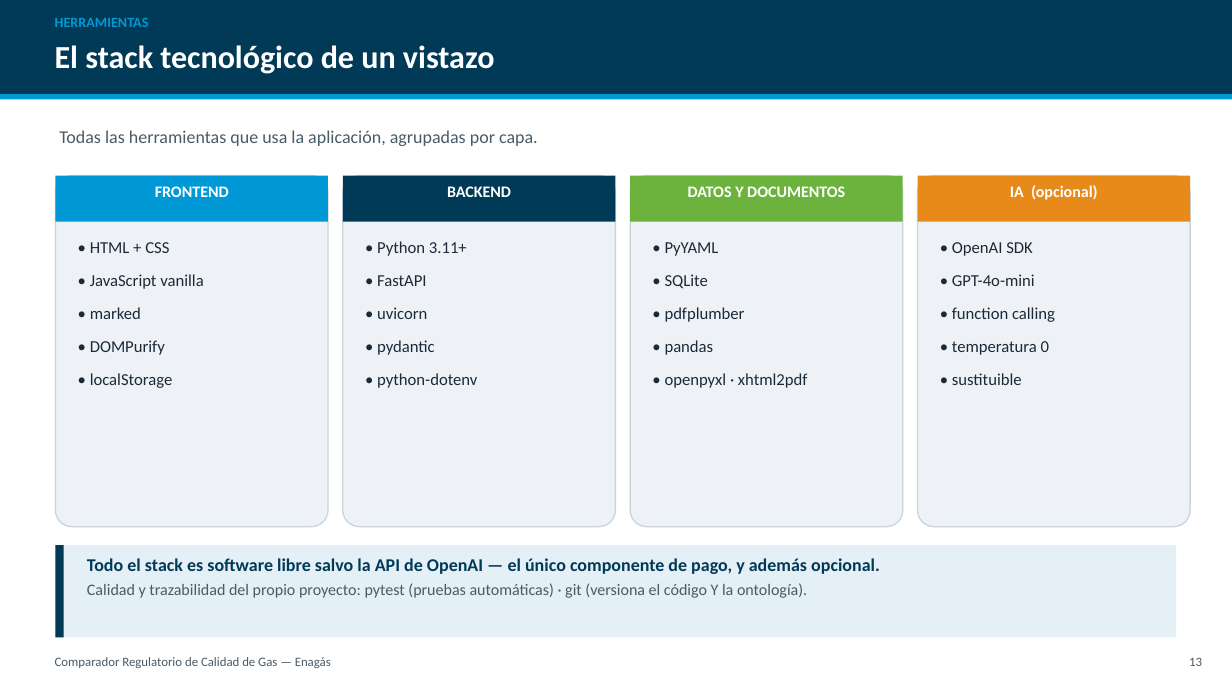
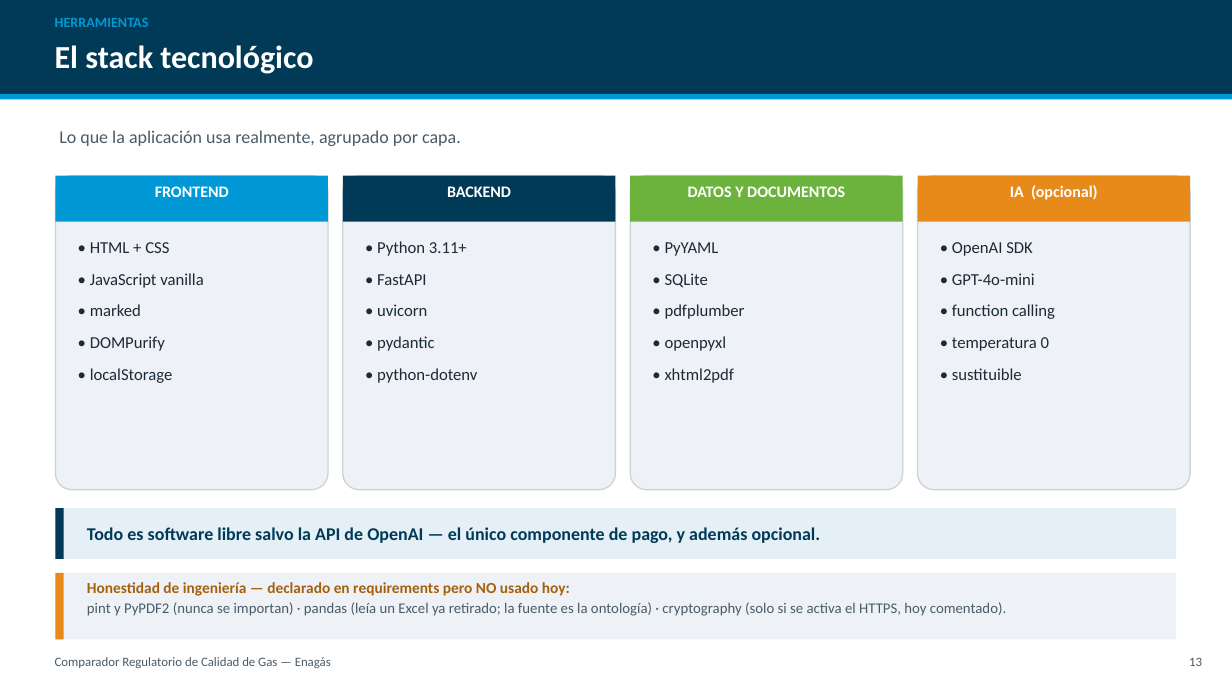
Before and after one commit to CarlosOlivaZurdo/ENAG-S_G1, a slide deck: slide 14 of docs/Presentacion_Comparador_Gas.pptx. Drawn at 1232x693 pixels with LibreOffice and Linux fonts; fonts in the diff are those of the drawing. Boxes give left, top, right and bottom in pixels: in the first picture for what was removed or moved away, otherwise in the second. Text is boxed around its words. In the diff, an @@ line names an element or a change of style, - is before the commit and + after.

```diff
--- a/docs/Presentacion_Comparador_Gas.pptx
+++ b/docs/Presentacion_Comparador_Gas.pptx
@@ text at (55,45,313,74): text changed @@
-El stack tecnológico de un vistazo
+El stack tecnológico
@@ text at (59,130,461,146): text changed @@
-Todas las herramientas que usa la aplicación, agrupadas por capa.
+Lo que la aplicación usa realmente, agrupado por capa.
@@ rounded rectangle: place and size @@
-rounded rectangle at (55,176,328,527)
+rounded rectangle at (55,176,328,490)
@@ rounded rectangle: place and size @@
-rounded rectangle at (343,176,616,527)
+rounded rectangle at (343,176,616,490)
@@ rounded rectangle: place and size @@
-rounded rectangle at (630,176,903,527)
+rounded rectangle at (630,176,903,490)
@@ rounded rectangle: place and size @@
-rounded rectangle at (918,176,1190,527)
+rounded rectangle at (918,176,1190,490)
@@ less space between paragraphs in 3 elements at (90,242,203,383), (377,241,477,383), (952,242,1055,380) @@
@@ text at (665,242,745,319): less space between paragraphs @@
@@ text at (665,336,735,383): text changed @@
-• pandas
-• openpyxl · xhtml2pdf
+• openpyxl
+• xhtml2pdf
@@ rectangle: place and size @@
-rectangle at (55,545,1177,638)
+rectangle at (55,508,1177,559)
@@ rectangle: place and size @@
-rectangle at (55,545,64,638)
+rectangle at (55,508,64,559)
@@ text "Todo es software libre salvo ..." at (87,527,821,543): vertical alignment top to middle @@
@@ text at (87,527,821,543): text changed; size 12.5 to 14 pt; text colour #4A5B68 to #013A57; bold on @@
-Todo el stack es software libre salvo la API de OpenAI — el único componente de pago, y además opcional.
-Calidad y trazabilidad del propio proyecto: pytest (pruebas automáticas) · git (versiona el código Y la ontología).
+Todo es software libre salvo la API de OpenAI — el único componente de pago, y además opcional.
@@ rectangle added at (55,573,1177,640), fill #EEF2F6 @@
@@ rectangle added at (55,573,64,640), fill #E88A1A @@
@@ text added at (87,582,1006,616), 11.5 pt, text #4A5B68 @@
+Honestidad de ingeniería — declarado en requirements pero NO usado hoy:
+pint y PyPDF2 (nunca se importan) · pandas (leía un Excel ya retirado; la fuente es la ontología) · cryptography (solo si se activa el HTTPS, hoy comentado).
```
Also in this commit, not shown: 7 other slides changed, 3 slides removed, 1 other file.
